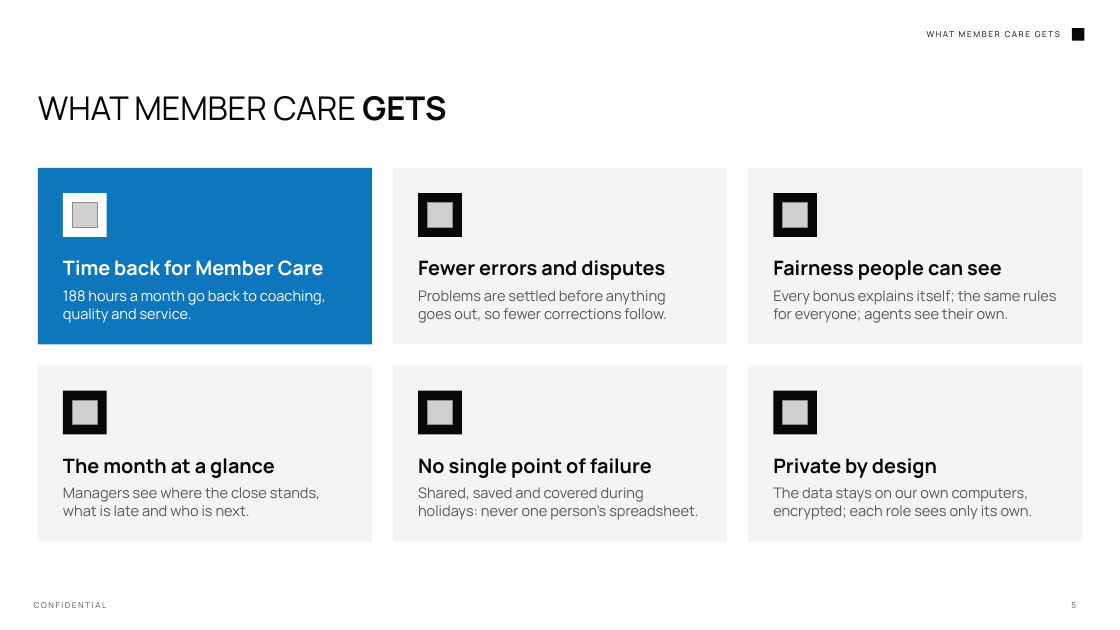
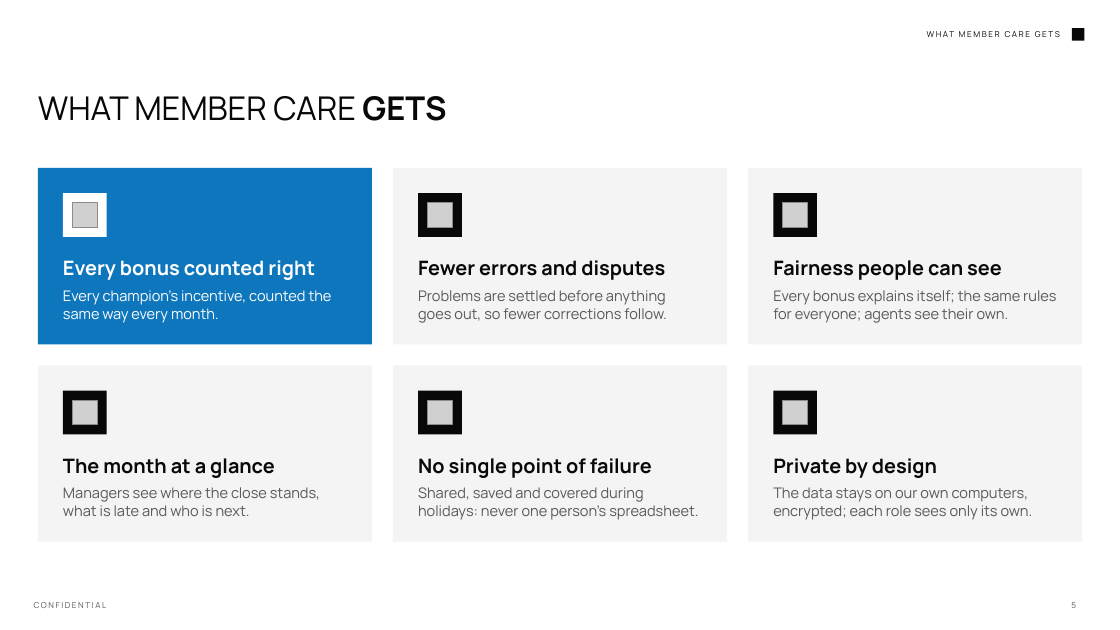
Before and after one commit to Wizdeed1/s, a slide deck: slide 5 of final/Cadence - Overview.pptx. Drawn at 1120x630 pixels with LibreOffice and Linux fonts; fonts in the diff are those of the drawing; grey boxes stand for pictures; background and template pictures are left out. Boxes give left, top, right and bottom in pixels: in the first picture for what was removed or moved away, otherwise in the second. Text is boxed around its words. In the diff, an @@ line names an element or a change of style, - is before the commit and + after.

```diff
--- a/final/Cadence - Overview.pptx
+++ b/final/Cadence - Overview.pptx
@@ text at (x1=63, y1=260, x2=315, y2=280): text changed @@
-Time back for Member Care
+Every bonus counted right
@@ text at (x1=63, y1=290, x2=332, y2=323): text changed @@
-188 hours a month go back to coaching, quality and service.
+Every champion's incentive, counted the same way every month.
```
Also in this commit, not shown: 4 other slides changed, 1 slide removed, 2 other files.
